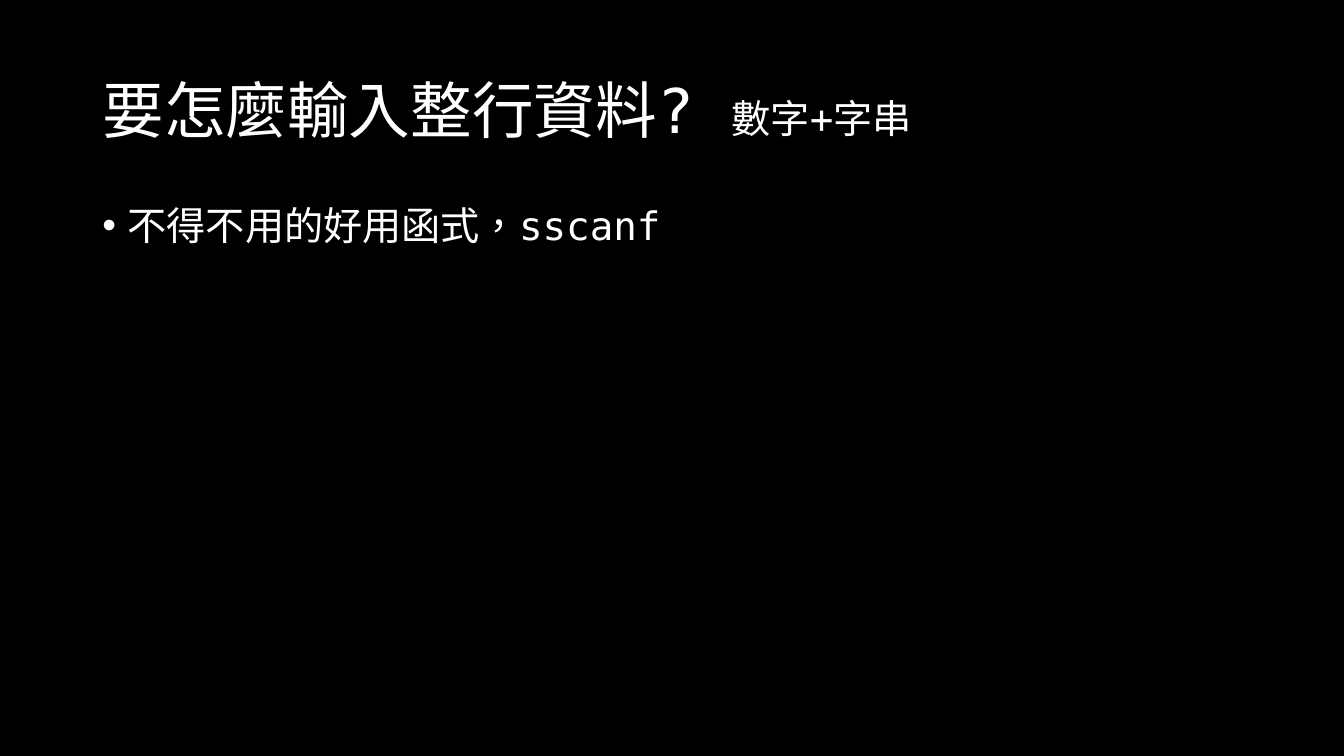
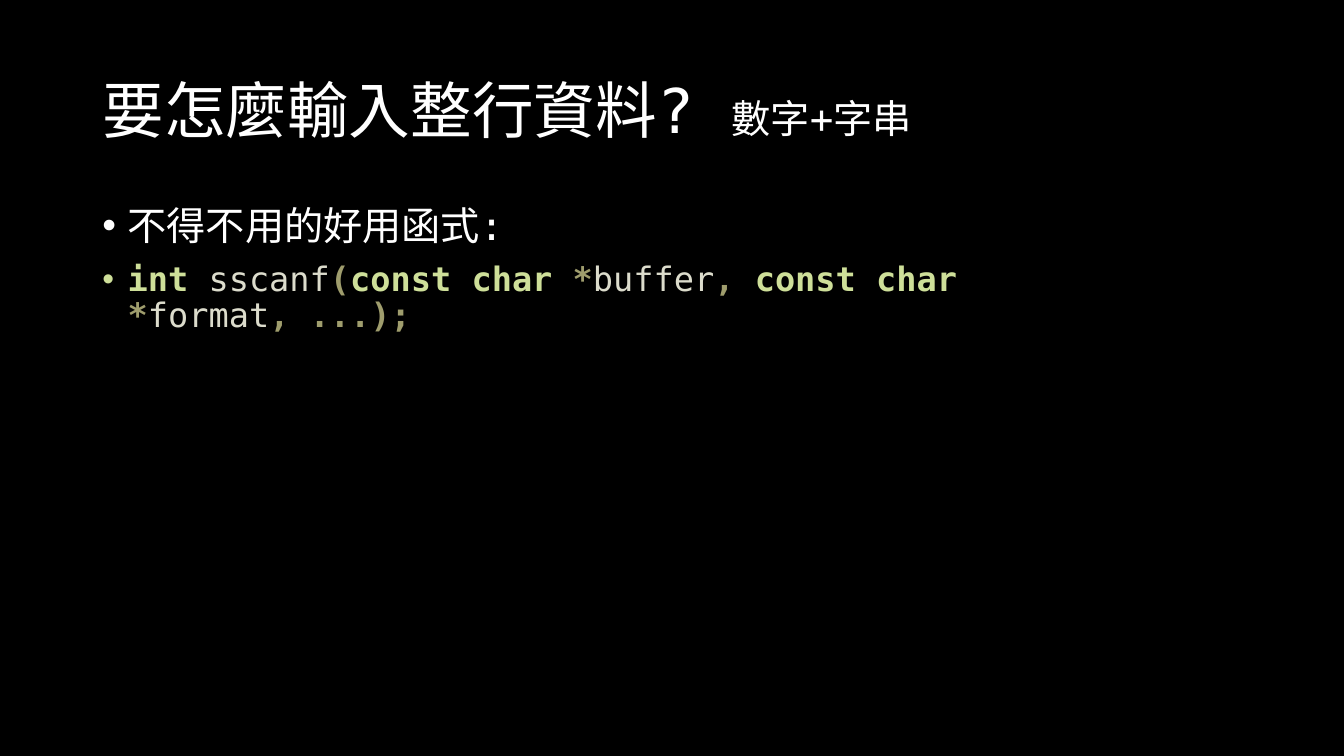
Before and after one commit to OEmiliatanO/those_c_prog_didnt_teach, a slide deck: slide 17 of Ch1/Ch1-basic.pptx (slide 16 before the commit). Drawn at 1344x756 pixels with LibreOffice and Linux fonts; fonts in the diff are those of the drawing. Boxes give left, top, right and bottom in pixels: in the first picture for what was removed or moved away, otherwise in the second. Text is boxed around its words. In the diff, an @@ line names an element or a change of style, - is before the commit and + after.

```diff
--- a/Ch1/Ch1-basic.pptx
+++ b/Ch1/Ch1-basic.pptx
@@ text at [128,207,957,332]: text changed; size 28 to 24 pt; text colour #FFFFFF to #CEDF99; bold on @@
-• 不得不用的好用函式，sscanf
+• 不得不用的好用函式:
+• int sscanf(const char *buffer, const char *format, ...);
```
Also in this commit, not shown: 38 other slides changed, 7 slides added, 5 other files.
